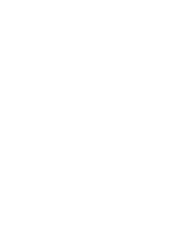
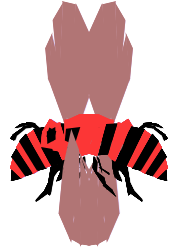
Comparing the layer stacks of the two 180px x 252px images. Changes:
added group "RedBee" with 8 layers above "GoldenBee" over [10, 1, 168, 247]
added group "Sinistra" (1st of 3, in "RedBee") with 3 layers in group "RedBee" over [10, 1, 168, 247]
added layer "Basse" (1st of 7, in "RedBee" › "Sinistra") in group "Sinistra" over [10, 114, 168, 247]
added layer "Medie" (1st of 7, in "RedBee" › "Sinistra") in group "Sinistra" over [10, 114, 168, 202]
added layer "Alte" (1st of 7, in "RedBee" › "Sinistra") in group "Sinistra" over [10, 1, 168, 202]
added group "Destra" (1st of 3, in "RedBee") with 3 layers in group "RedBee" over [10, 1, 168, 247]
added layer "Basse" (2nd of 7, in "RedBee" › "Destra") in group "Destra" over [10, 114, 168, 247]
added layer "Medie" (2nd of 7, in "RedBee" › "Destra") in group "Destra" over [10, 114, 168, 202]
moved "Alte" (2nd of 7, in "RedBee" › "Destra") into group "Destra", painted on it over [10, 1, 168, 202]
added group "GoldenBee" with 8 layers above "BrownBee" over [10, 1, 168, 247]
added group "Sinistra" (2nd of 3, in "GoldenBee") with 3 layers in group "GoldenBee" over [10, 1, 168, 247]
added layer "Basse" (3rd of 7, in "GoldenBee" › "Sinistra") in group "Sinistra" over [10, 114, 168, 247]
added layer "Medie" (3rd of 7, in "GoldenBee" › "Sinistra") in group "Sinistra" over [10, 114, 168, 202]
added layer "Alte" (3rd of 7, in "GoldenBee" › "Sinistra") in group "Sinistra" over [10, 1, 168, 202]
added group "Destra" (2nd of 3, in "GoldenBee") with 3 layers in group "GoldenBee" over [10, 1, 168, 247]
added layer "Basse" (4th of 7, in "GoldenBee" › "Destra") in group "Destra" over [10, 114, 168, 247]
added layer "Alte" (4th of 7, in "GoldenBee" › "Destra") in group "Destra" over [10, 1, 168, 202]
showed group "BrownBee" (8 layers) over [10, 2, 168, 247]
added layer "Alte" (6th of 7, in "BrownBee" › "Destra") in group "Destra" over [11, 2, 168, 202]
…and 1 more changes (1 added)